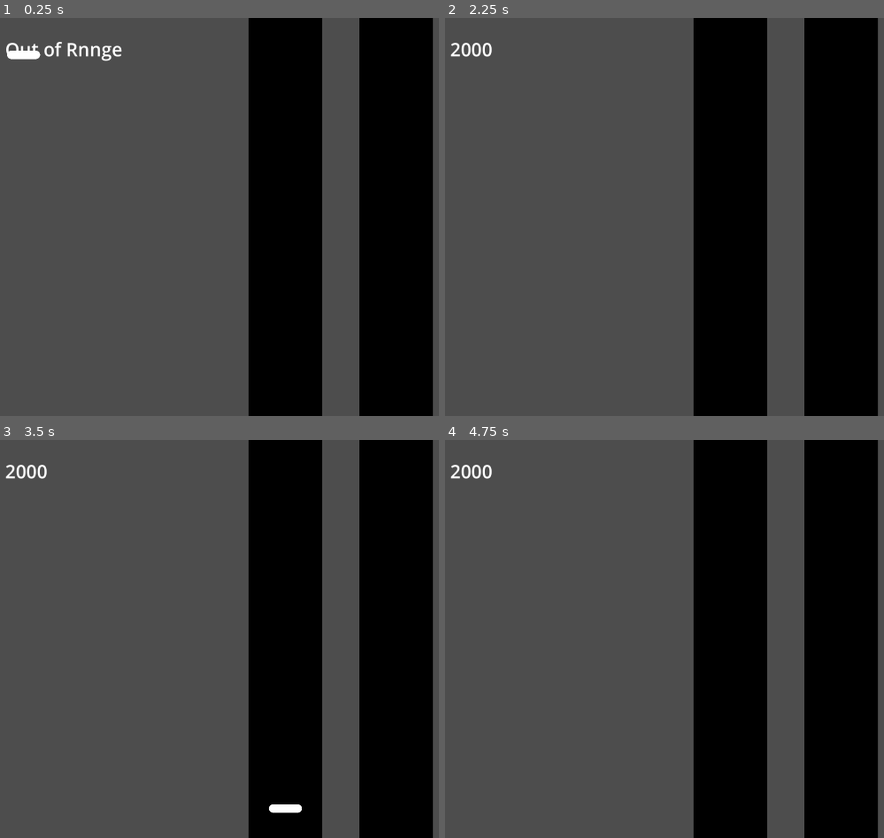
Above: before the commit, frames 1-4 (two rows, left to right).
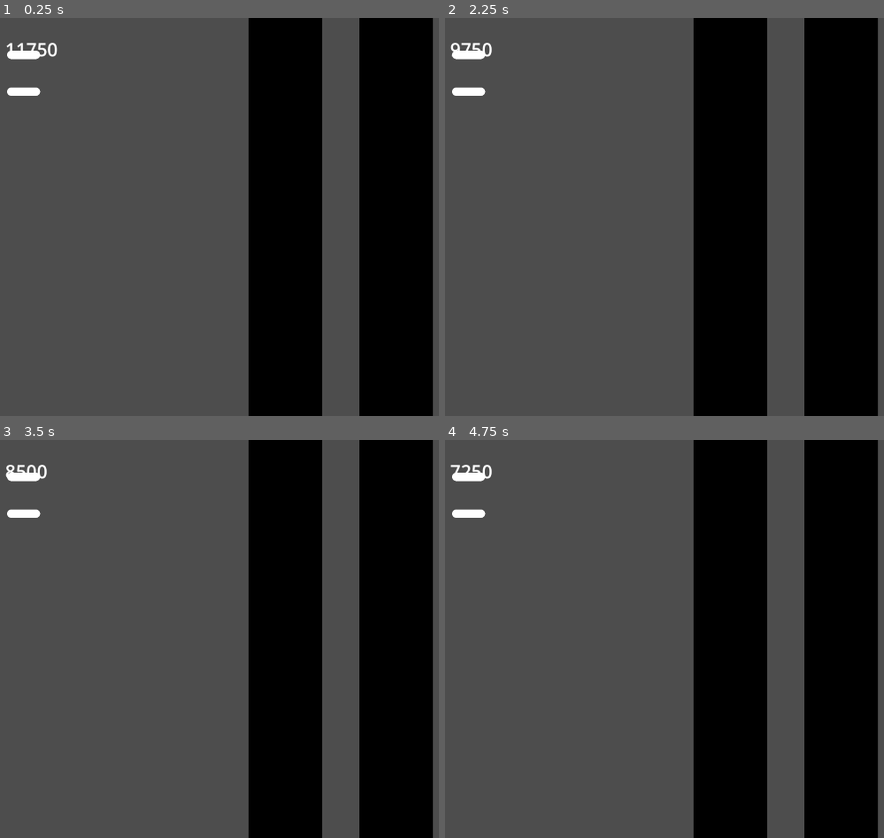
Above: after the commit, the same moments.

Repository: steamboatsonic/JamBop
Game: Godot game, scene res://Gameplay.tscn
Two runs of this game, one before a commit and one after it. Both use one fixed random seed, a clock stepped at 60 frames per second and the inputs below.
Inputs:
- Up to frame 1 (0.25 s): no input
- Up to frame 2 (2.25 s): tap Enter at 0.5, 2 s; tap Space at 1.25 s
- Up to frame 3 (3.5 s): no input
- Up to frame 4 (4.75 s): tap Space at 4.25 s

The runs differ from the first frame. In frame 1, 0.6% of the frame differs, in the area x 1-28%, y 6-20%; in frame 2, 0.4%; in frame 3, 0.5%; in frame 4, 0.4%.

Commit message:
One Gem... TWO Gems?!
- New Gravity setting that controls how fast the gems drops and when they appear
- Gems have a MSecUntilPerfect variable for tracking themselves
- GemManager makes two gems and they both run

Diff:
--- a/GemManager.gd
+++ b/GemManager.gd
@@ -1,18 +1,20 @@
 extends Node
 
 # var startTime: int = 0;
-var startTime: float = Time.get_unix_time_from_system();
 # "today" is this frame
 # "yesterday" is the previous frame
 # "tomorrow" is the expected next frame
 var todaysTime: float = 0;
-var gems = [1];
+var gem = [0,1];
 
 
 const gemParent = preload("res://gem_parent.tscn");
 
 # Called when the node enters the scene tree for the first time.
 func _ready():
+	# gravity is how many pixels the gem moves per millisecond
+	# using the height of 1080 as standard
+	set_meta("gravity", 0.5)
 	set_meta("startTime", Time.get_unix_time_from_system());
 	makeGem();
 
@@ -35,11 +37,16 @@
 	pass
 
 func makeGem():
-	var gem = gemParent.instantiate();
+	gem[0] = gemParent.instantiate();
 	# get_parent().add_child(gem);
-	self.add_child(gem);
-	gem.position = Vector2(100,100);
-	gem.set_meta("TimingMSec", 10000);
+	self.add_child(gem[0]);
+	gem[0].position = Vector2(100,100);
+	gem[0].set_meta("TimingMSec", 10000);
+
+	gem[1] = gemParent.instantiate();
+	self.add_child(gem[1]);
+	gem[1].position = Vector2(100,200);
+	gem[1].set_meta("TimingMSec", 12000);
 	# writeDebug(str(gem.position));
 	# writeDebug(str(gem.get_meta("TimingMSec")));
 
--- a/gem.gd
+++ b/gem.gd
@@ -2,22 +2,28 @@
 
 @onready
 var gemManager = $"..";
+var MSecUntilPerfect:float = 0;
 
 # Called when the node enters the scene tree for the first time.
 func _ready():
+
 	pass # Replace with function body.
 
 
 # Called every frame. 'delta' is the elapsed time since the previous frame.
 func _process(_delta):
 	# writeDebug(str(gemManager.get_meta("todaysTime")))
-	if gemManager.get_meta("todaysTime") > (get_meta("TimingMSec") - 8000):
-		writeDebug(str((get_meta("TimingMSec") - 8000)));
+	MSecUntilPerfect = get_meta("TimingMSec") - gemManager.get_meta("todaysTime");
+	writeDebug(str(MSecUntilPerfect));
+
+	if MSecUntilPerfect < 900 / gemManager.get_meta("gravity"):
+		# writeDebug(str((get_meta("TimingMSec") - 8000)));
 		position = Vector2(
 			810,
-			7500 + (gemManager.get_meta("todaysTime") - get_meta("TimingMSec")))
+			900 - (MSecUntilPerfect * gemManager.get_meta("gravity")));
 	else:
-		writeDebug("Out of Rnnge");
+		# writeDebug("Out of Rnnge");
+		pass
 
 func writeDebug(textToWrite:String):
 	get_node("../../../DebugText").text = textToWrite;
